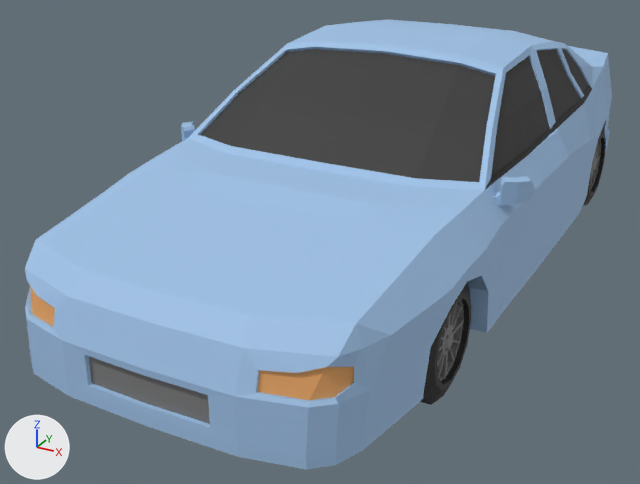
Renders of the glTF model public/models/vehicles/normalcar1.glb from each side of a commit.
Before and after are seen from a camera (50 mm lens) standing at (1.79, -4.1, 2.02) and looking at (-0.27, -0.37, 0.15). Lighting does not change. The marker at lower left points along +X, +Y and +Z. The picture after the commit comes second. Where no turn or scale is listed for an object, it has been applied to the vertices.

In view in the first picture: 'NormalCar1', 'NormalCar1_BackWheels', 'NormalCar1_FrontLeftWheel'.
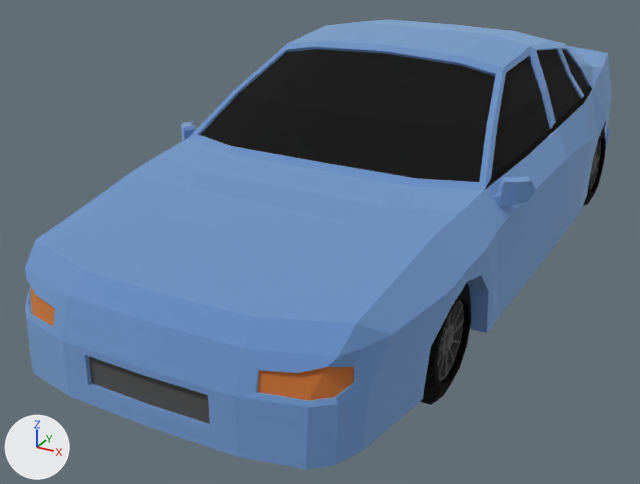
The newer file is also rescaled (x100.0), turned or shifted as a whole; pictures and numbers use the older file's frame.

The change, as a list of edits to the scene's bpy script:
```text
Change mat_blue:
    mat_blue.roughness: 0.69 -> 1.0
    mat_blue.metallic: 0.0 -> 1.0
Change mat_windows:
    mat_windows.roughness: 0.69 -> 1.0
    mat_windows.metallic: 0.0 -> 1.0
Change mat_black:
    mat_black.metallic: 0.0 -> 1.0
Change mat_grey:
    mat_grey.metallic: 0.0 -> 1.0
Change mat_headlights:
    mat_headlights.metallic: 0.0 -> 1.0
```

Changed parts and their boxes (x1, y1, x2, y2) in the pictures (640 x 484 px):
'NormalCar1', surface changed (darker): (25, 19, 612, 469) in both
'NormalCar1_FrontLeftWheel', surface changed (darker): (420, 283, 471, 405) in both
'NormalCar1_BackWheels', surface changed (darker): (583, 128, 606, 206) in both
